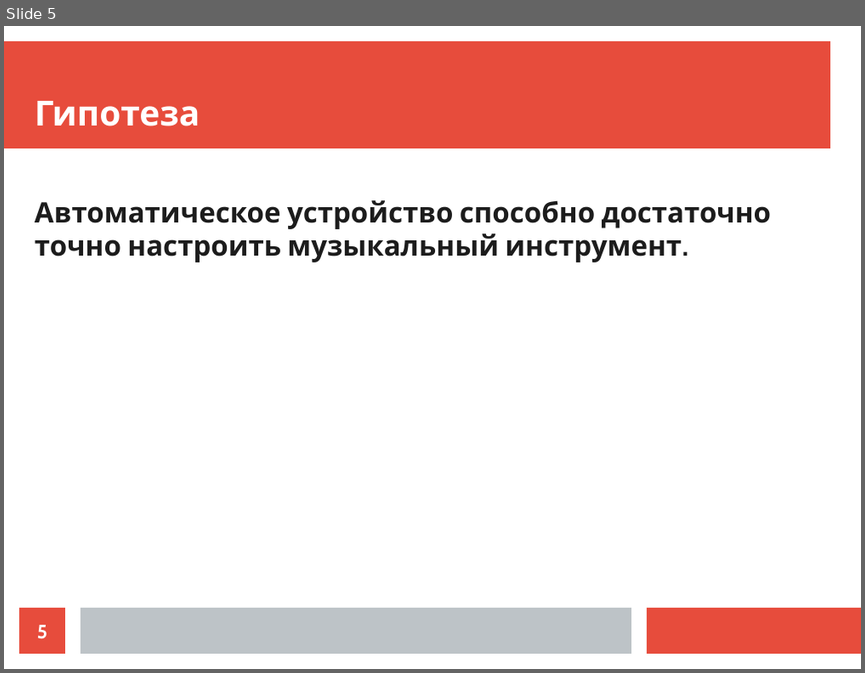
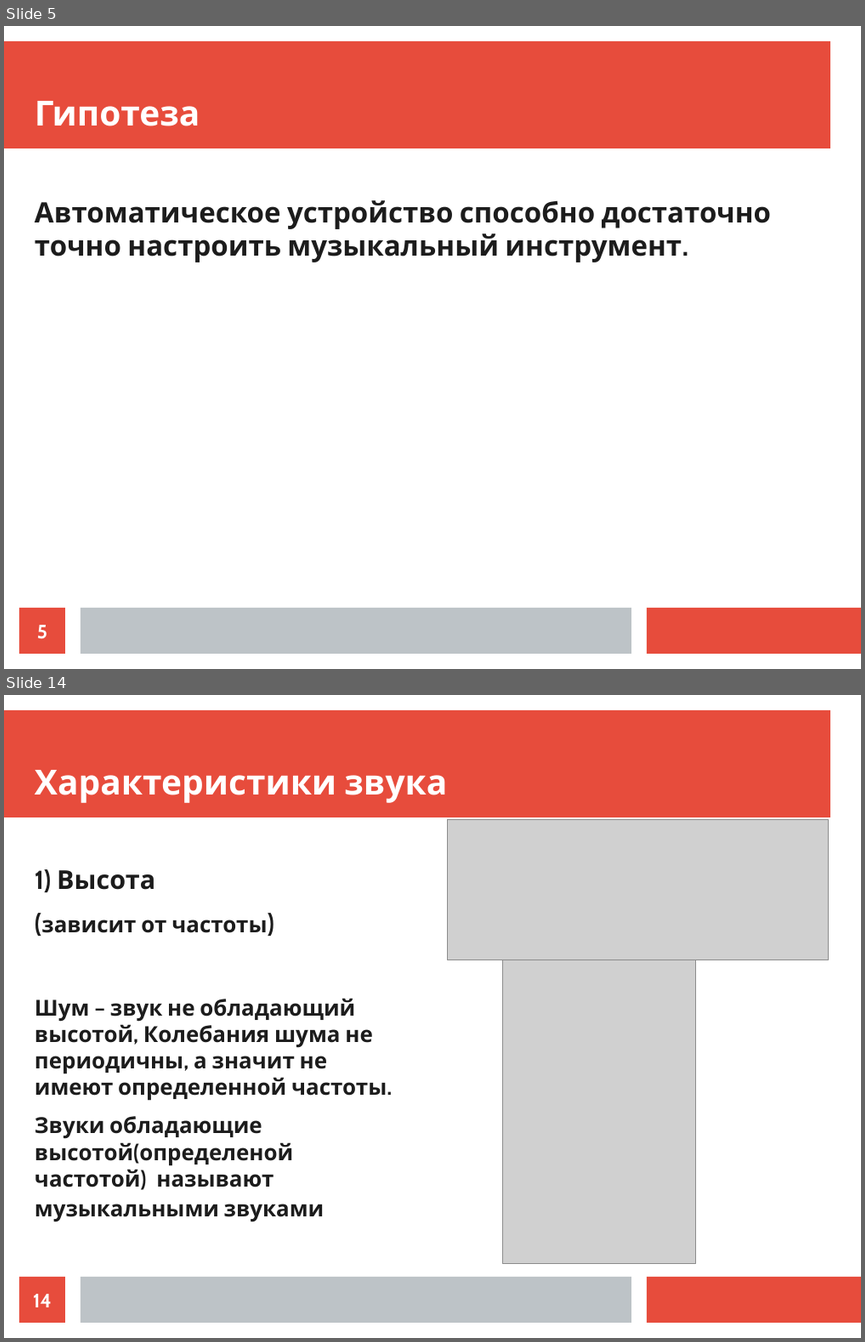
Before and after one commit to egusator/guitar_tuner, a slide deck: doc/presentation.odp. Shown one above the other, each under a label of ours: slide 5 before the commit, slides 5 and 14 after it; the slides between them are not shown. The pictures are 865x673 and 865x1342 pixels, drawn with LibreOffice and Linux fonts; fonts in the diff are those of the drawing; grey boxes stand for pictures. Boxes give left, top, right and bottom in pixels: in the first picture for what was removed or moved away, otherwise in the second. Text is boxed around its words. In the diff, an @@ line names an element or a change of style, - is before the commit and + after.

```diff
--- a/doc/presentation.odp
+++ b/doc/presentation.odp
@@ slide 14 added at [4,695,861,1338], background #FFFFFF; not listed: 3 template elements that a slide beside it also shows @@
@@ title added at [35,770,447,803], 32 pt, text #FFFFFF, bold @@
+Характеристики звука
@@ picture added at [447,819,828,960] @@
@@ text added at [35,869,386,1222], 20.4 pt, text #1C1C1C, bold @@
+1) Высота
+(зависит от частоты)
+Шум – звук не обладающий высотой, Колебания шума не периодичны, а значит не имеют определенной частоты.
+Звуки обладающие высотой(определеной частотой) называют музыкальными звуками
@@ picture added at [503,960,696,1264] @@
@@ page number added at [19,1276,65,1322], fill #E74C3C, 18 pt, text #FFFFFF, bold @@
+14
```
Also in this commit, not shown: 1 slide changed, 12 other slides added, 3 slides removed, 1 other file.
